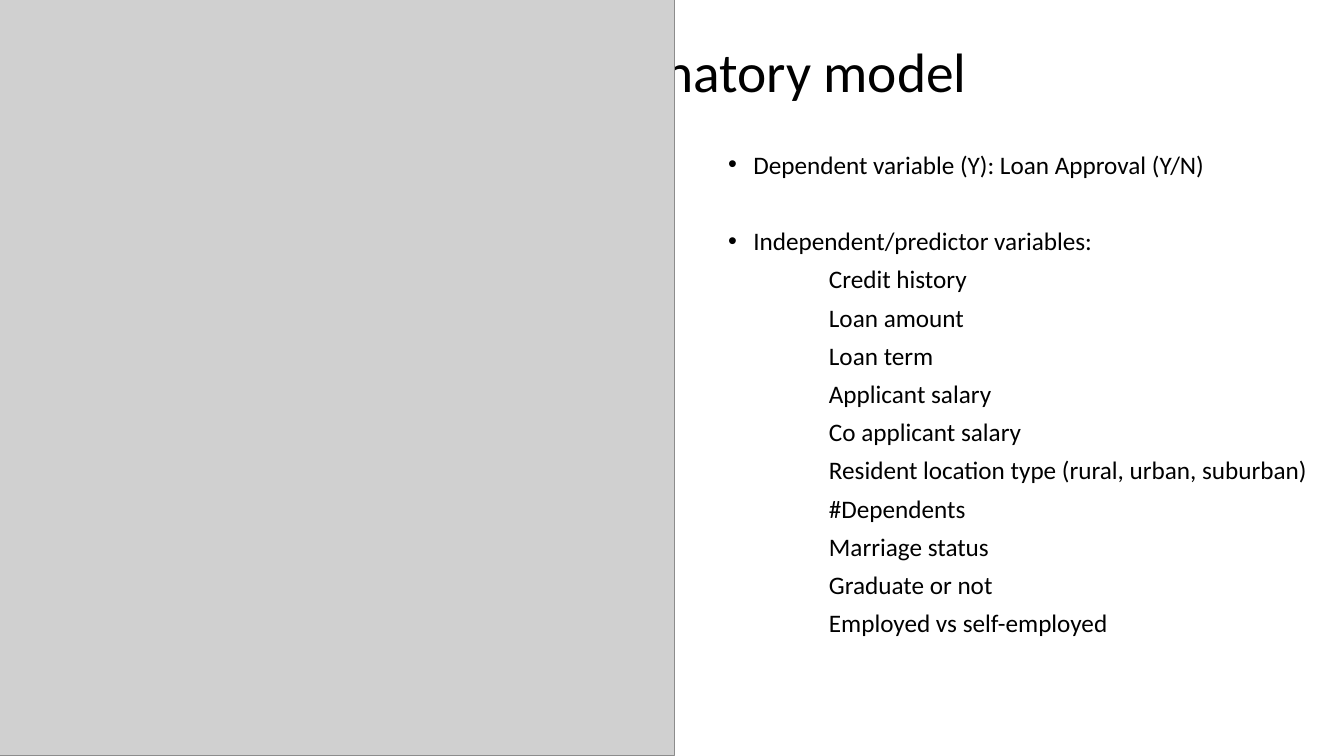
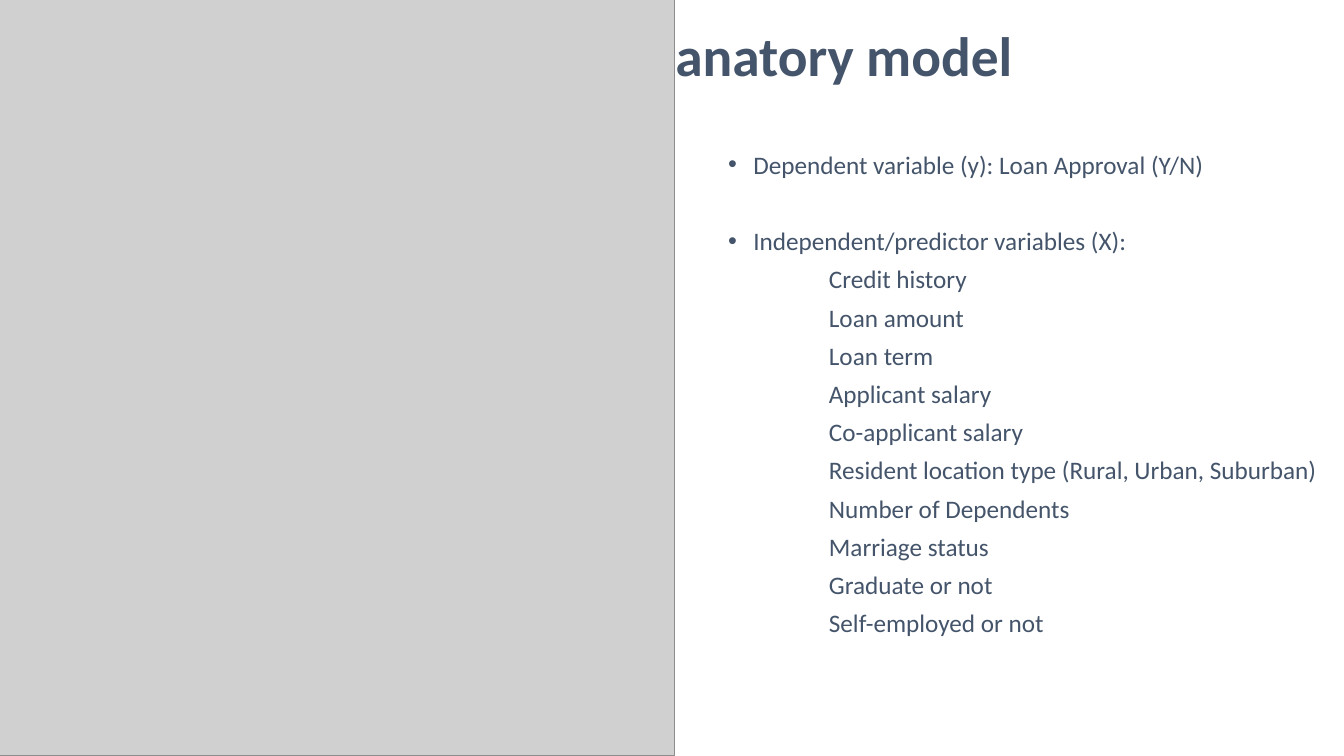
Before and after one commit to diazdez/Project-3, a slide deck: slide 7 of Loan approval project 3.pptx. Drawn at 1344x756 pixels with LibreOffice and Linux fonts; fonts in the diff are those of the drawing; grey boxes stand for pictures. Boxes give left, top, right and bottom in pixels: in the first picture for what was removed or moved away, otherwise in the second. Text is boxed around its words. In the diff, an @@ line names an element or a change of style, - is before the commit and + after.

```diff
--- a/Loan approval project 3.pptx
+++ b/Loan approval project 3.pptx
@@ title "Explanatory model": place and size @@
-title "Explanatory model" at [545, 46, 967, 106]
+title "Explanatory model" at [580, 29, 1012, 89]
@@ title "Explanatory model" at [580, 29, 1012, 89]: text colour #000000 to #44546A, bold on @@
@@ text at [753, 156, 1203, 254]: text changed; text colour #000000 to #44546A @@
-• Dependent variable (Y): Loan Approval (Y/N)
-• Independent/predictor variables:
+• Dependent variable (y): Loan Approval (Y/N)
+• Independent/predictor variables (X):
@@ text at [829, 270, 993, 594]: text colour #000000 to #44546A in "Credit history", "Loan amount", "Loan term", "Applicant salary" and 2 more places @@
@@ text at [829, 423, 1316, 522]: text changed; text colour #000000 to #44546A @@
-Co applicant salary
-Resident location type (rural, urban, suburban)
-#Dependents
+Co-applicant salary
+Resident location type (Rural, Urban, Suburban)
+Number of Dependents
@@ text at [829, 614, 1044, 636]: text changed; text colour #000000 to #44546A @@
-Employed vs self-employed
+Self-employed or not
```
Also in this commit, not shown: 10 other slides changed, 1 slide added, 1 slide removed, 4 other files.
